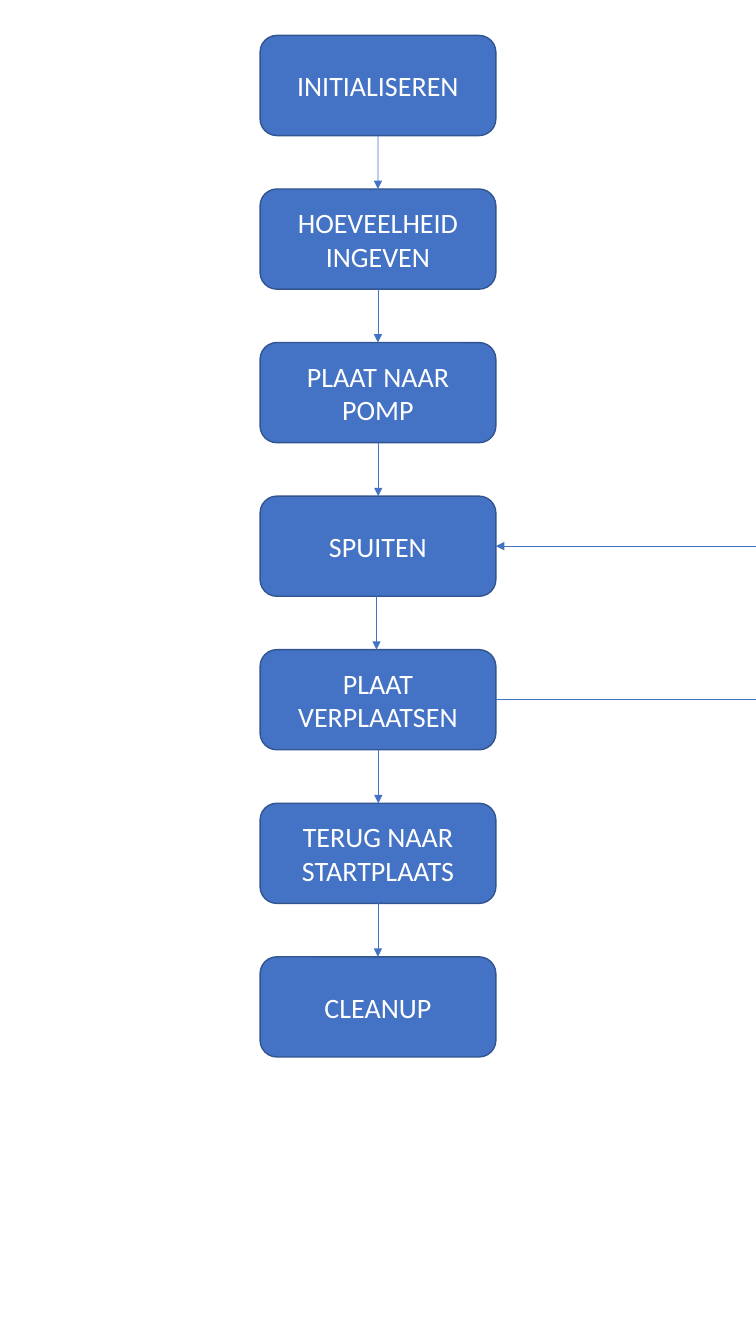
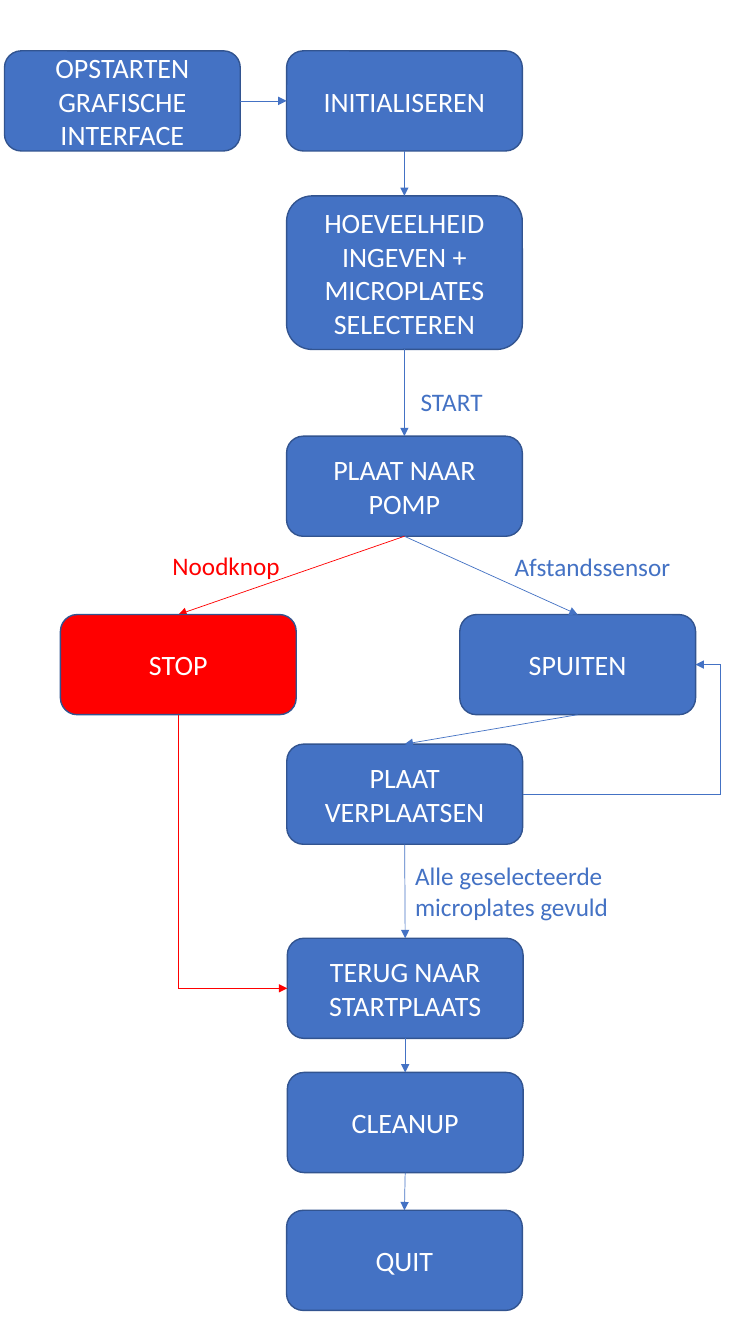
Before and after one commit to maximed2000/P-O3-Team-ELISA, a slide deck: slide 1 of Programmastructuur.pptx. Drawn at 756x1344 pixels with LibreOffice and Linux fonts; fonts in the diff are those of the drawing. Boxes give left, top, right and bottom in pixels: in the first picture for what was removed or moved away, otherwise in the second. Text is boxed around its words. In the diff, an @@ line names an element or a change of style, - is before the commit and + after.

```diff
--- a/Programmastructuur.pptx
+++ b/Programmastructuur.pptx
@@ rounded rectangle added at [4, 50, 240, 150], fill #4472C4, outline #325491 1 pt, 20 pt, text #FFFFFF @@
+OPSTARTEN GRAFISCHE INTERFACE
@@ rounded rectangle "INITIALISEREN": place and size @@
-rounded rectangle "INITIALISEREN" at [260, 35, 496, 135]
+rounded rectangle "INITIALISEREN" at [286, 50, 522, 150]
@@ arrow added from (240, 101) to (286, 101), #4472C4 0.5 pt @@
@@ arrow moved from (378, 135) - (378, 190) to (404, 151) - (404, 196) @@
@@ rounded rectangle "HOEVEELHEID INGEVEN + MICROPLATES SELECTEREN": place and size @@
-rounded rectangle "HOEVEELHEID INGEVEN + MICROPLATES SELECTEREN" at [260, 190, 496, 289]
+rounded rectangle "HOEVEELHEID INGEVEN + MICROPLATES SELECTEREN" at [286, 196, 522, 349]
@@ text in rounded rectangle at [324, 215, 485, 334]: text changed @@
-HOEVEELHEID INGEVEN
+HOEVEELHEID INGEVEN + MICROPLATES SELECTEREN
@@ arrow moved from (378, 289) - (378, 343) to (404, 350) - (404, 436) @@
@@ text added at [421, 394, 483, 411], 18 pt, text #4472C4 @@
+START
@@ rounded rectangle "PLAAT NAAR POMP": place and size @@
-rounded rectangle "PLAAT NAAR POMP" at [260, 343, 496, 443]
+rounded rectangle "PLAAT NAAR POMP" at [286, 436, 522, 536]
@@ arrow removed from (378, 443) to (378, 496) @@
@@ arrow added from (404, 536) to (178, 615), #FF0000 0.5 pt @@
@@ arrow added from (404, 536) to (578, 615), #4472C4 0.5 pt @@
@@ text added at [172, 557, 279, 582], 18 pt, text #FF0000 @@
+Noodknop
@@ text added at [515, 558, 670, 576], 18 pt, text #4472C4 @@
+Afstandssensor
@@ arrow removed from (377, 597) to (377, 650) @@
@@ rounded rectangle added at [60, 615, 296, 715], fill #FF0000, outline #325491 1 pt, 20 pt, text #FFFFFF @@
+STOP
@@ rounded rectangle "SPUITEN": place and size @@
-rounded rectangle "SPUITEN" at [260, 496, 496, 596]
+rounded rectangle "SPUITEN" at [460, 615, 696, 715]
@@ elbow arrow moved from (496, 700) - (496, 546) to (522, 794) - (696, 664) @@
@@ elbow arrow added from (178, 715) to (287, 988), #FF0000 0.5 pt @@
@@ arrow added from (578, 715) to (404, 744), #4472C4 0.5 pt @@
@@ rounded rectangle "PLAAT VERPLAATSEN": place and size @@
-rounded rectangle "PLAAT VERPLAATSEN" at [260, 650, 496, 750]
+rounded rectangle "PLAAT VERPLAATSEN" at [287, 744, 523, 844]
@@ arrow removed from (378, 750) to (378, 803) @@
@@ arrow moved from (378, 903) - (378, 957) to (404, 845) - (405, 938) @@
@@ text added at [415, 867, 608, 921], 18 pt, text #4472C4 @@
+Alle geselecteerde
+microplates gevuld
@@ rounded rectangle "TERUG NAAR STARTPLAATS": place and size @@
-rounded rectangle "TERUG NAAR STARTPLAATS" at [260, 803, 496, 903]
+rounded rectangle "TERUG NAAR STARTPLAATS" at [287, 938, 523, 1038]
@@ arrow added from (405, 1038) to (405, 1073), #4472C4 0.5 pt @@
@@ rounded rectangle "CLEANUP": place and size @@
-rounded rectangle "CLEANUP" at [260, 957, 496, 1056]
+rounded rectangle "CLEANUP" at [287, 1073, 523, 1172]
@@ arrow added from (405, 1172) to (404, 1211), #4472C4 0.5 pt @@
@@ rounded rectangle added at [286, 1211, 522, 1310], fill #4472C4, outline #325491 1 pt, 20 pt, text #FFFFFF @@
+QUIT
```
Also in this commit, not shown: 12 other files.
